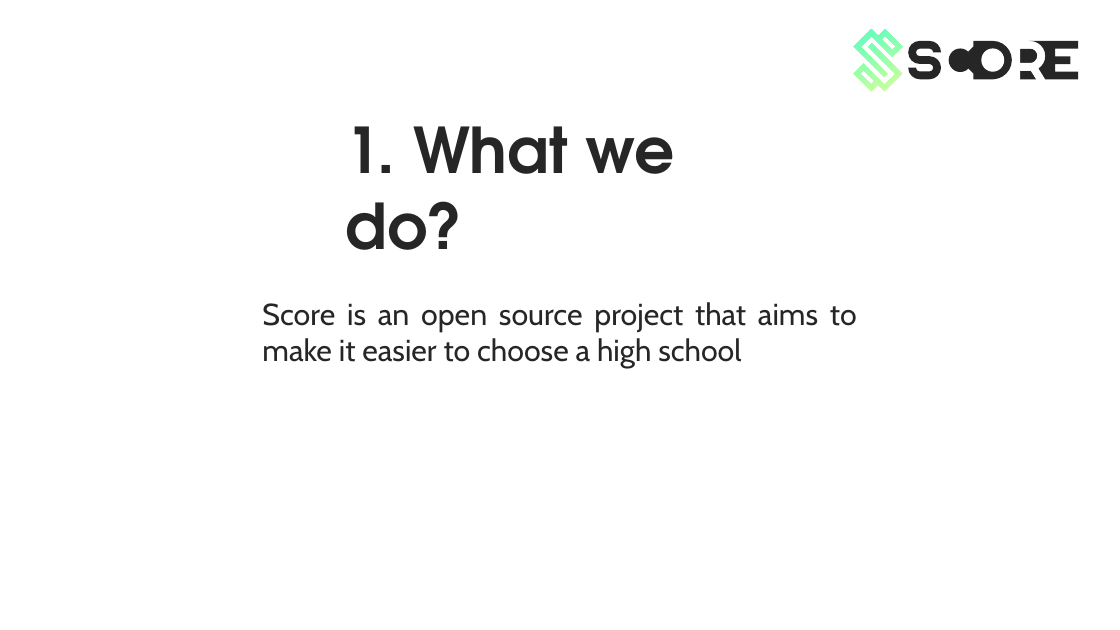
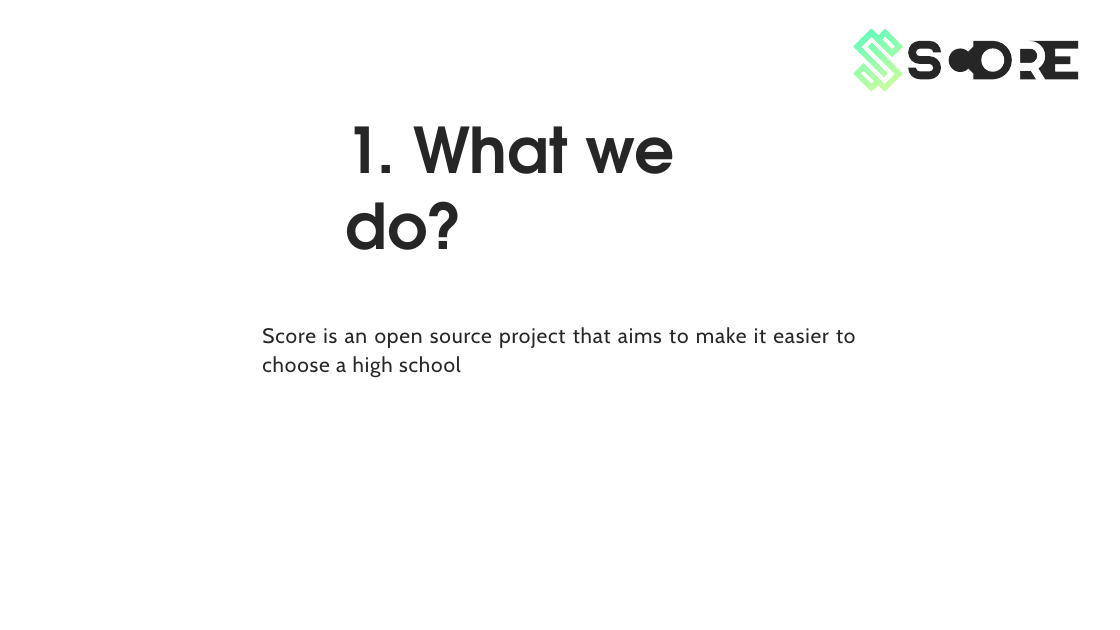
Before and after one commit to KevinNitroG/Score-Project-Powerpoint-temp, a slide deck: slide 6 of powerpoint_files/Main_project.pptx (slide 4 before the commit). Drawn at 1120x630 pixels with LibreOffice and Linux fonts; fonts in the diff are those of the drawing. Boxes give left, top, right and bottom in pixels: in the first picture for what was removed or moved away, otherwise in the second. Text is boxed around its words. In the diff, an @@ line names an element or a change of style, - is before the commit and + after.

```diff
--- a/powerpoint_files/Main_project.pptx
+++ b/powerpoint_files/Main_project.pptx
@@ text "Score is an open source ...": place and size @@
-text "Score is an open source ..." at [262, 302, 857, 368]
+text "Score is an open source ..." at [262, 327, 855, 378]
@@ text "Score is an open source ..." at [262, 327, 855, 378]: size 26 to 18 pt, letter spacing 0 to 0.7 pt; line spacing 1 to 1.14; more space between paragraphs @@
```
Also in this commit, not shown: 7 other slides changed, 17 slides added.
